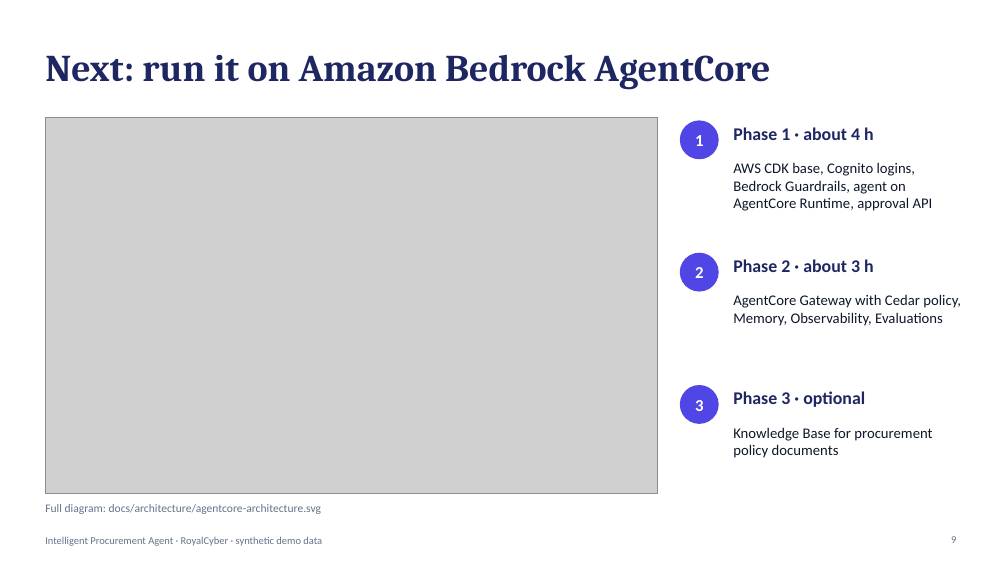
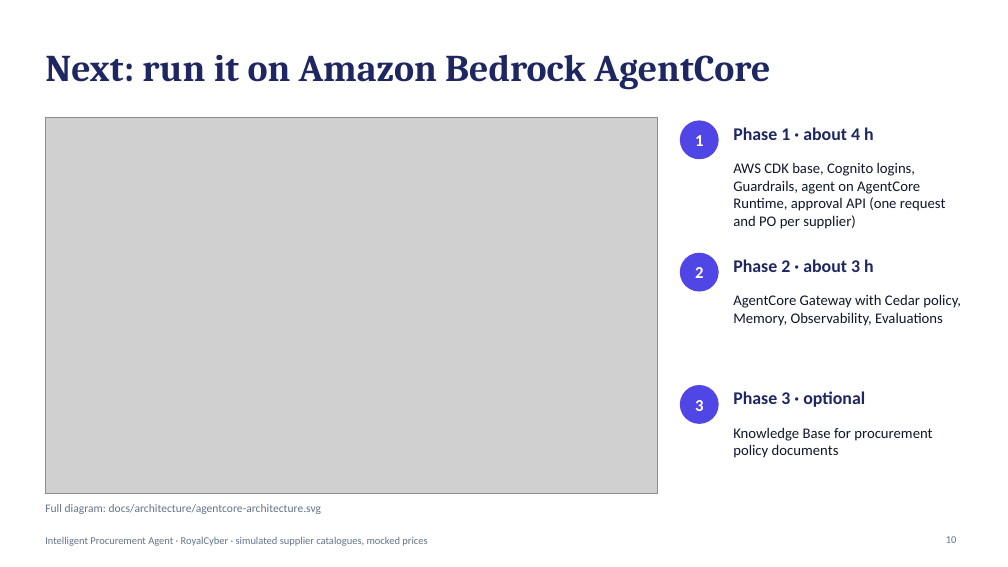
Before and after one commit to Madhukar07565/intelligent-procurement-agent, a slide deck: slide 10 of docs/presentation/Intelligent-Procurement-Agent.pptx (slide 9 before the commit). Drawn at 1008x567 pixels with LibreOffice and Linux fonts; fonts in the diff are those of the drawing; grey boxes stand for pictures. Boxes give left, top, right and bottom in pixels: in the first picture for what was removed or moved away, otherwise in the second. Text is boxed around its words. In the diff, an @@ line names an element or a change of style, - is before the commit and + after.

Commit message:
Update architecture diagrams, docs and deck for one approval request and PO per supplier

```diff
--- a/docs/presentation/Intelligent-Procurement-Agent.pptx
+++ b/docs/presentation/Intelligent-Procurement-Agent.pptx
@@ text at bbox=[733, 162, 946, 229]: text changed @@
-AWS CDK base, Cognito logins, Bedrock Guardrails, agent on AgentCore Runtime, approval API
+AWS CDK base, Cognito logins, Guardrails, agent on AgentCore Runtime, approval API (one request and PO per supplier)
@@ text at bbox=[45, 536, 427, 546]: text changed @@
-Intelligent Procurement Agent · RoyalCyber · synthetic demo data
+Intelligent Procurement Agent · RoyalCyber · simulated supplier catalogues, mocked prices
@@ page number at bbox=[946, 536, 957, 543]: text changed @@
-9
+10
```
Also in this commit, not shown: 9 other slides changed, 3 slides added, 2 slides removed, 20 other files.
